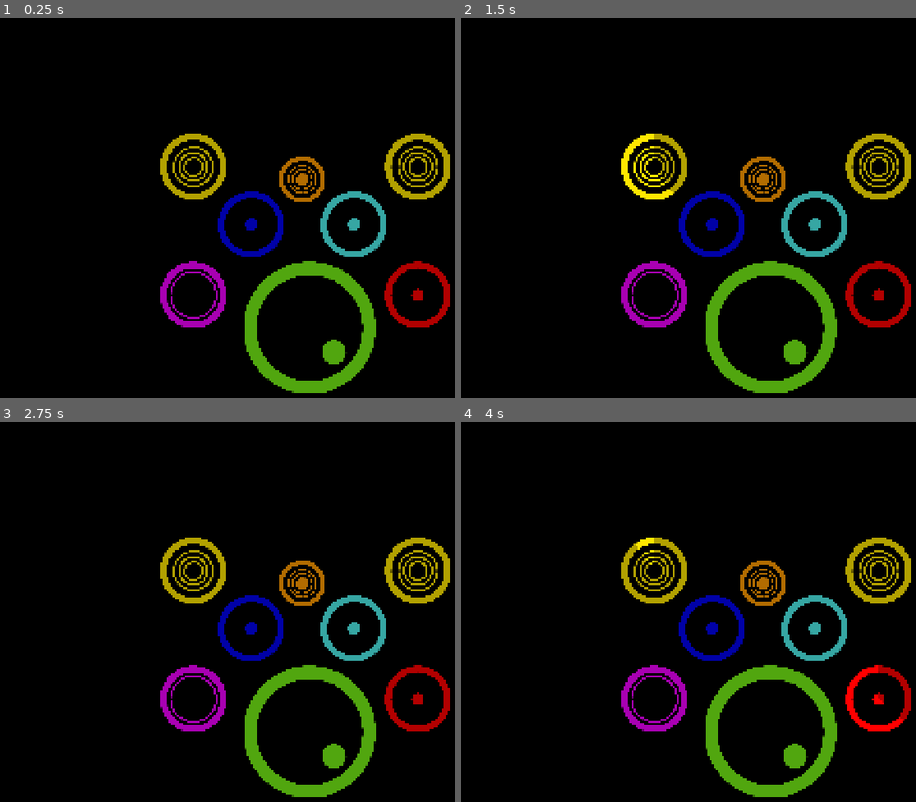
Above: before the commit, frames 1-4 (two rows, left to right).
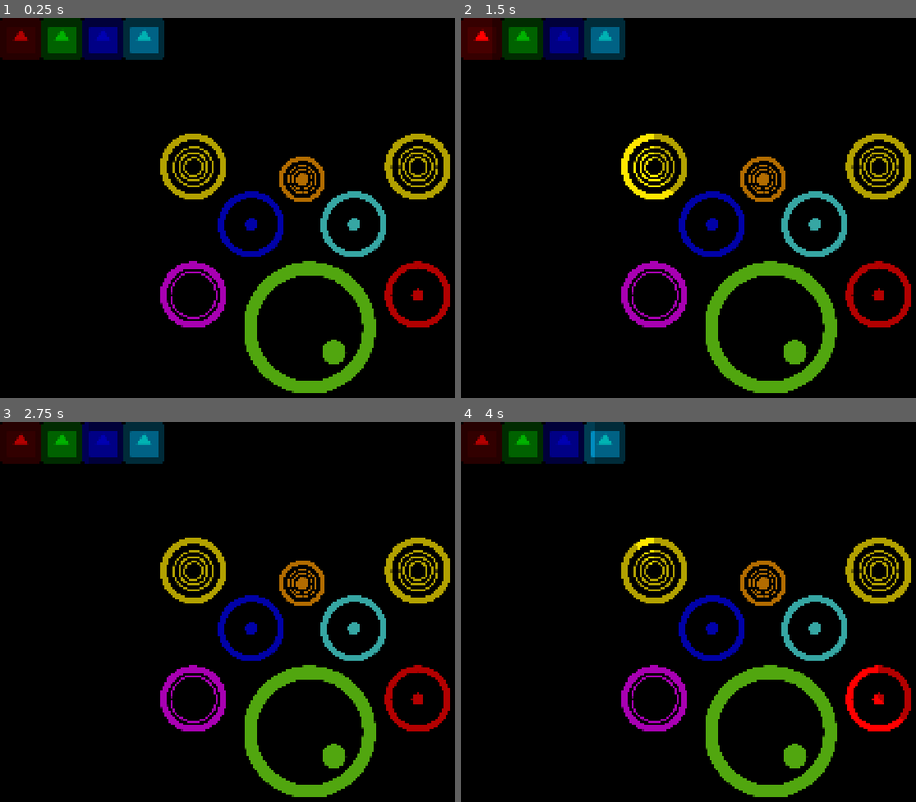
Above: after the commit, the same moments.

Repository: ccmorataya/gd_drum_machine
Game: Godot game, scene res://scenes/root.tscn
The game is run twice, just before and just after one commit, with the same random seed, the same clock (stepped at 60 frames per second) and the same inputs. The project has no main scene, so this scene is started directly. The engine's default icon, where the game draws it, is replaced by a stand-in: a white triangle on a blue panel in a dark square.
Inputs:
- Up to frame 1 (0.25 s): no input
- Up to frame 2 (1.5 s): tap Enter at 0.5 s; tap Space (bass) at 0.6 s; tap W (cowbell) at 0.8, 1.35 s; hold S from 1.28 s (still down)
- Up to frame 3 (2.75 s): tap E (cymbal_pedal) at 1.55, 2.1 s; release S at 2.03 s; tap I (heavy_kick) at 2.3 s
- Up to frame 4 (4 s): tap I (heavy_kick) at 2.85 s; tap O (roll) at 3.05, 3.6 s; hold S from 3.53 s (still down); tap K (snare) at 3.8 s

The runs differ from the first frame. In frame 1, 3.9% of the frame differs, in the area x 0-37%, y 0-12%; in frame 2, 3.9%; in frame 3, 3.9%; in frame 4, 3.9%.

Commit message:
test extra instruments

Diff:
--- a/scenes/root.tscn
+++ b/scenes/root.tscn
@@ -8,6 +8,7 @@
 [ext_resource path="res://sprites/cymbal.svg" type="Texture" id=6]
 [ext_resource path="res://sprites/splash.svg" type="Texture" id=7]
 [ext_resource path="res://sprites/snare.svg" type="Texture" id=8]
+[ext_resource path="res://icon.png" type="Texture" id=9]
 
 [node name="root" type="Node2D"]
 script = ExtResource( 1 )
@@ -91,3 +92,39 @@
 margin_right = 40.0
 margin_bottom = 40.0
 fill_mode = 5
+
+[node name="tp_cowbell" type="TextureProgress" parent="."]
+tint_under = Color( 1, 0, 0, 0.7 )
+tint_progress = Color( 1, 0, 0, 1 )
+rect_position = Vector2( 0, 0 )
+rect_scale = Vector2( 1, 1 )
+texture_under = ExtResource( 9 )
+texture_progress = ExtResource( 9 )
+fill_mode = 0
+
+[node name="tp_cymbal_pedal" type="TextureProgress" parent="."]
+tint_under = Color( 0, 1, 0, 0.7 )
+tint_progress = Color( 0, 1, 0, 1 )
+rect_position = Vector2( 64, 0 )
+rect_scale = Vector2( 1, 1 )
+texture_under = ExtResource( 9 )
+texture_progress = ExtResource( 9 )
+fill_mode = 0
+
+[node name="tp_heavy_kick" type="TextureProgress" parent="."]
+tint_under = Color( 0, 0, 1, 0.7 )
+tint_progress = Color( 0, 0, 1, 1 )
+rect_position = Vector2( 128, 0 )
+rect_scale = Vector2( 1, 1 )
+texture_under = ExtResource( 9 )
+texture_progress = ExtResource( 9 )
+fill_mode = 0
+
+[node name="tp_roll" type="TextureProgress" parent="."]
+tint_under = Color( 0, 1, 1, 0.7 )
+tint_progress = Color( 0, 1, 1, 1 )
+rect_position = Vector2( 192, 0 )
+rect_scale = Vector2( 1, 1 )
+texture_under = ExtResource( 9 )
+texture_progress = ExtResource( 9 )
+fill_mode = 0
--- a/scripts/root.gd
+++ b/scripts/root.gd
@@ -61,6 +61,26 @@
 		tom_lo_hard,
 		tom_lo_soft,
 		$tp_tom_lo
+	],
+	"cowbell": [
+		cowbell,
+		null,
+		$tp_cowbell
+	],
+	"cymbal_pedal": [
+		cymbal_pedal,
+		null,
+		$tp_cymbal_pedal
+	],
+	"heavy_kick": [
+		heavy_kick,
+		null,
+		$tp_heavy_kick
+	],
+	"roll": [
+		roll,
+		null,
+		$tp_roll
 	]
 }
 
@@ -112,13 +132,13 @@
 			else:
 				set_instrument(instrument_dict["tom_mid"], false, music)
 		if event.scancode == KEY_W:
-			music.set_stream(cowbell)
+			set_instrument(instrument_dict["cowbell"], true, music)
 		if event.scancode == KEY_E:
-			music.set_stream(cymbal_pedal)
+			set_instrument(instrument_dict["cymbal_pedal"], true, music)
 		if event.scancode == KEY_I:
-			music.set_stream(heavy_kick)
+			set_instrument(instrument_dict["heavy_kick"], true, music)
 		if event.scancode == KEY_O:
-			music.set_stream(roll)
+			set_instrument(instrument_dict["roll"], true, music)
 		music.play()
 
 func set_instrument(instrument_array, isHard, audio_stream_player):
@@ -128,7 +148,7 @@
 	# CM:: negative validation
 	tp_reference.max_value *= -1 if tp_reference.max_value <= -1 else (-10 if tp_reference.max_value > -1 and tp_reference.max_value < 0 else 1)
 	# CM:: positive validation
-	tp_reference.max_value += 1 if tp_reference.max_value < 2 else 0
+	tp_reference.max_value += 1 if tp_reference.max_value < 2 else (-180 if tp_reference.max_value > 500 else 0)
 	print(tp_reference.max_value)
 	tp_reference.value = tp_reference.max_value
 
